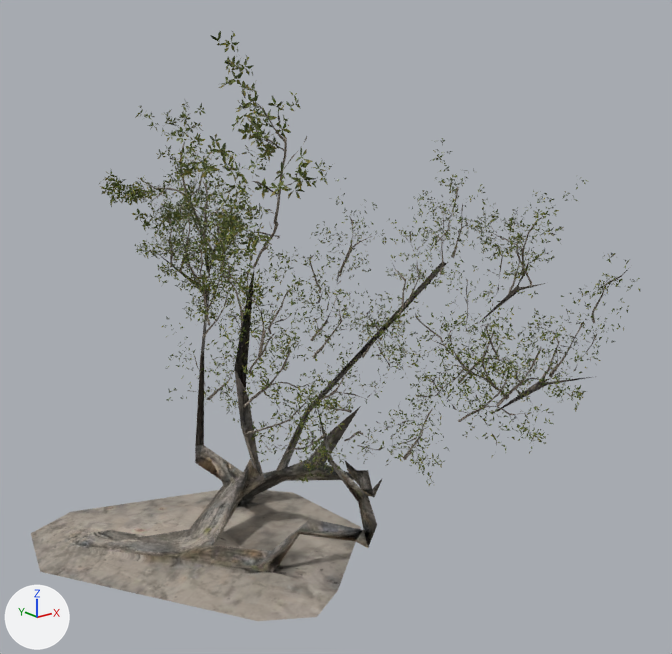
Before and after pictures for a commit that changed the glTF model public/assets/trees/island_tree_03.glb.
Both versions are drawn from a 50 mm lens placed at (-2.22, -3.96, 2.58), pointed at (0.7, -0.31, 1.12). The axes (+X, +Y, +Z) are drawn at lower left. The lights are the same throughout. The first picture is the older version. Vertices at exactly the same position are counted once.

The first picture shows 'island_tree_03_LOD0'.
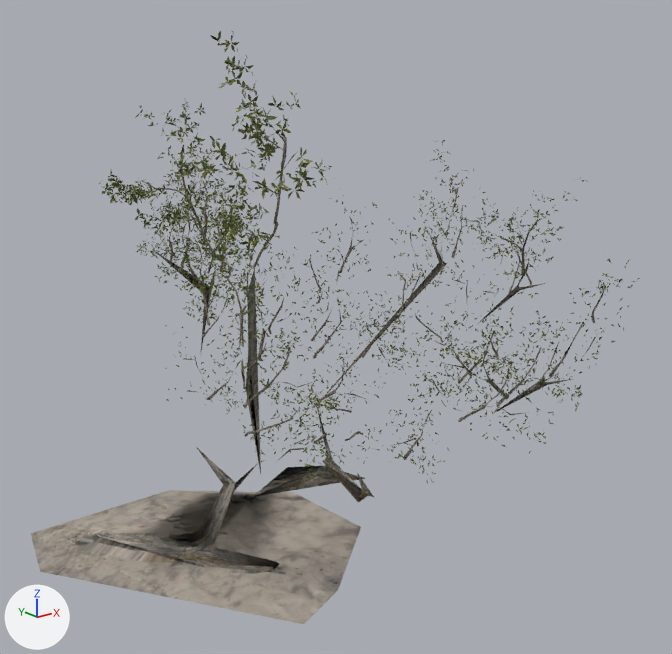
What differs and where, as boxes [x1, y1, x2, y2] in the pictures (672 x 654 px):
'island_tree_03_LOD0', reshaped: before [31, 31, 640, 621]; after [31, 31, 640, 624]
part 1 of me_mesh_002, deleted: before [103, 33, 640, 485]
part 2 of me_mesh_002, cut back: before [31, 47, 635, 621]; after [34, 65, 620, 624]
part 3 of me_mesh_002, surface changed: before [170, 139, 584, 381]; after [170, 115, 584, 439]

The change in detail:
me_mesh_002 is used by ob_island_tree_03_lod0; location (0.0, 0.0, 0.0).
me_mesh_002 had 53569 vertices, 23223 faces and spanned x -0.81..2.15, y -1.66..1.23, z -0.01..2.6.
me_mesh_002 now has 27684 vertices, 11456 faces and spans x -0.81..2.13, y -1.65..1.23, z -0.01..2.6.
me_mesh_002 part 1: 5936 loose pieces with 18521 vertices, spanning x -0.16..2.15, y -1.64..1.19, z 0.42..2.59, are deleted.
me_mesh_002 part 2: 369 vertices moved within x -0.12..2.03, y -1.55..1.04, z 0.47..2.44; 7576 vertices removed from x -0.61..2.13, y -1.66..1.19, z -0.01..2.53; 212 vertices added at x -0.04..1.8, y -1.48..1.03, z -0.01..2.43.
me_mesh_002 part 3: 33 kept faces spanning x -0.01..1.8, y -1.58..1.04, z 0.67..2.22 get new texture (UV) coordinates.
Other edits to the shape of me_mesh_002 do not show in these pictures.
